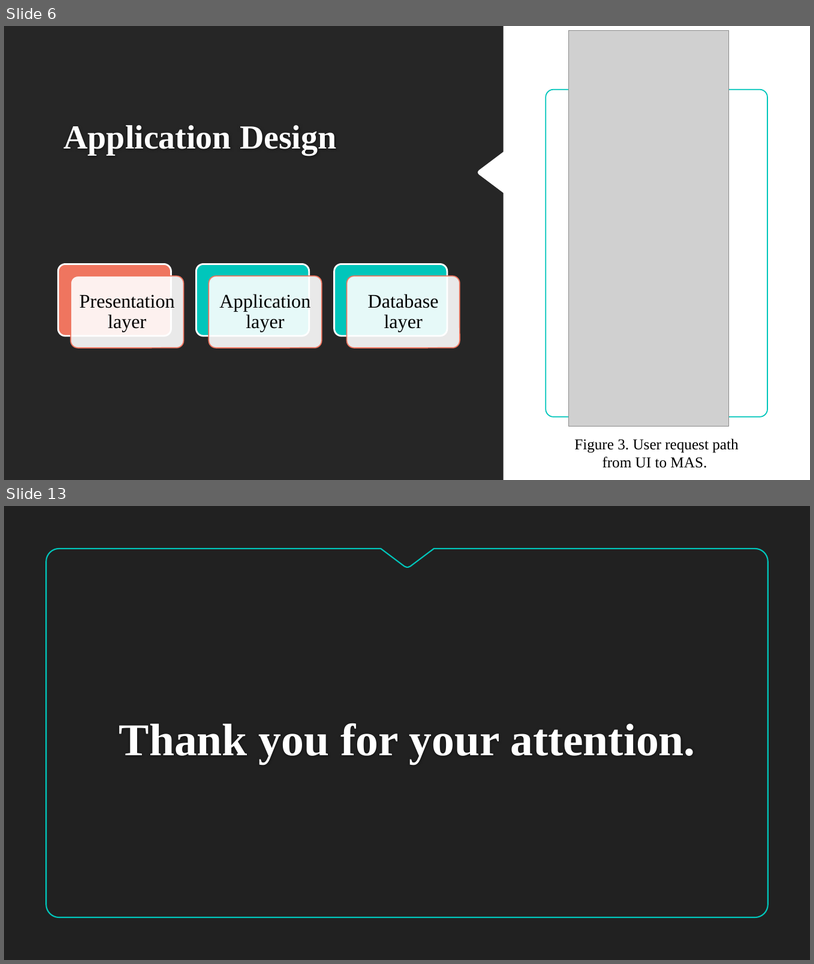
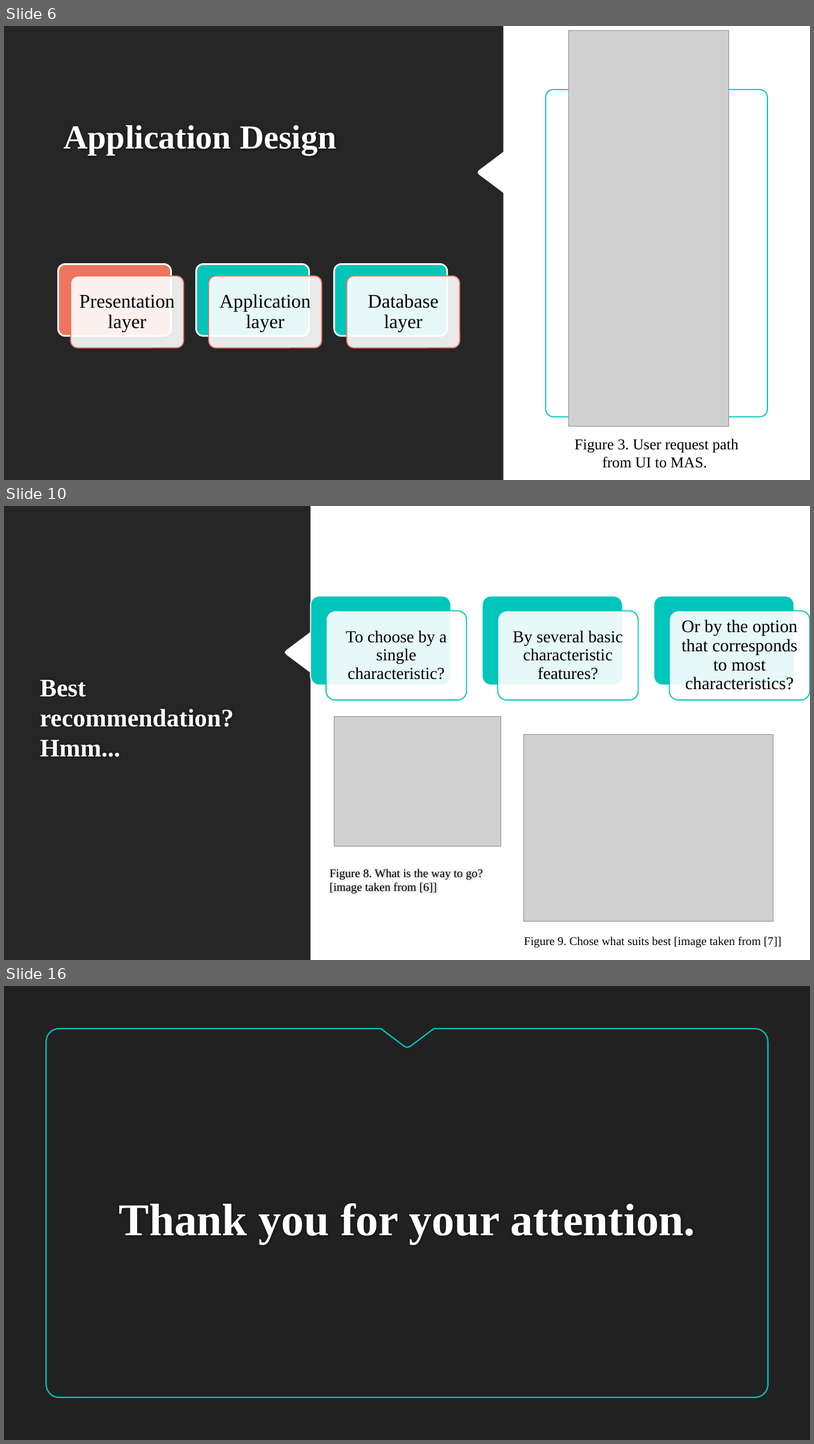
Before and after one commit to theRomanianWarrior/dissertation, a slide deck: presentation.pptx. Shown one above the other, each under a label of ours: slides 6 and 13 before the commit, slides 6, 10 and 16 after it; the slides between them are not shown. The pictures are 814x964 and 814x1444 pixels, drawn with LibreOffice and Linux fonts; fonts in the diff are those of the drawing; grey boxes stand for pictures; background and template pictures are left out. Boxes give left, top, right and bottom in pixels: in the first picture for what was removed or moved away, otherwise in the second. Text is boxed around its words. In the diff, an @@ line names an element or a change of style, - is before the commit and + after.

```diff
--- a/presentation.pptx
+++ b/presentation.pptx
@@ slide 10 added at <box>4,506,810,960</box>, background #FFFFFF @@
@@ freeform shape added at <box>4,506,311,960</box>, fill #262626 @@
@@ group added at <box>311,596,810,700</box>: 6 rounded rectangles, 3 texts @@
+To choose by a single characteristic?
+By several basic characteristic features?
+Or by the option that corresponds to most characteristics?
@@ title added at <box>40,679,234,757</box>, 30 pt, text #FEFEFE, bold @@
+Best recommendation? Hmm...
@@ picture added at <box>335,717,501,846</box> @@
@@ picture added at <box>524,734,773,921</box> @@
@@ text added at <box>330,868,483,894</box>, 14 pt, text #000000 @@
+Figure 8. What is the way to go? [image taken from [6]]
@@ text added at <box>524,936,782,948</box>, 14 pt, text #000000 @@
+Figure 9. Chose what suits best [image taken from [7]]
@@ what was slide 13 is now slide 16 @@
```
Also in this commit, not shown: 8 slides changed, 2 other slides added, 11 other files.
